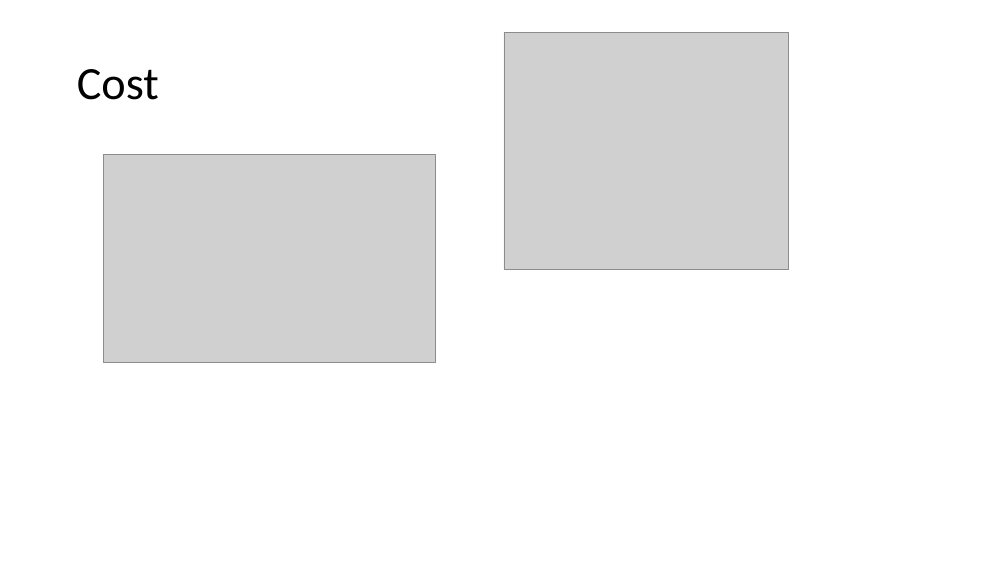
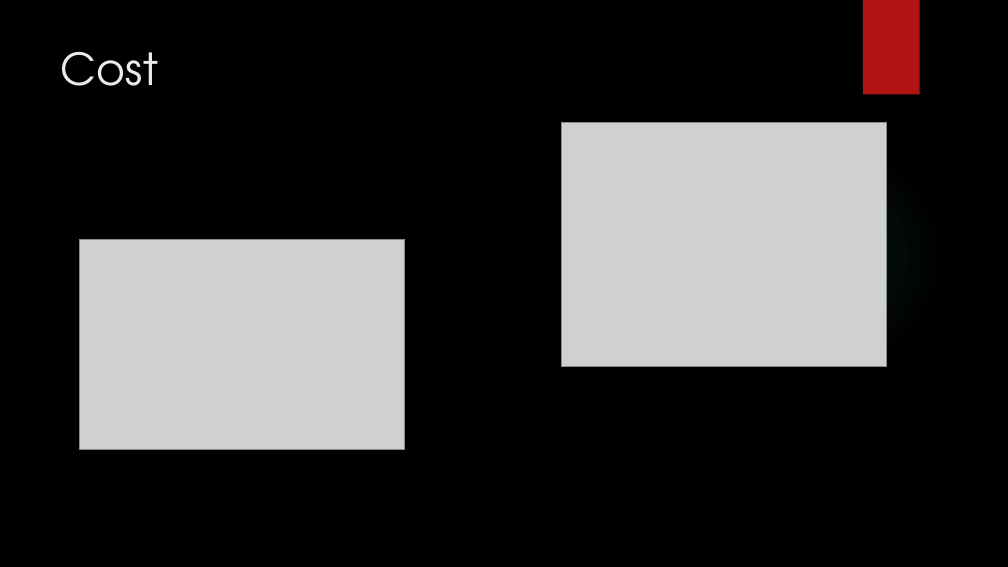
Before and after one commit to Maliha2030/Project1_The_A_Team_Uber, a slide deck: slide 9 of The A Team.pptx (slide 8 before the commit). Drawn at 1008x567 pixels with LibreOffice and Linux fonts; fonts in the diff are those of the drawing; grey boxes stand for pictures; background and template pictures are left out. Boxes give left, top, right and bottom in pixels: in the first picture for what was removed or moved away, otherwise in the second. Text is boxed around its words. In the diff, an @@ line names an element or a change of style, - is before the commit and + after.

```diff
--- a/The A Team.pptx
+++ b/The A Team.pptx
@@ background #FFFFFF to picture (left out) @@
@@ rectangle added at bbox=[863, 0, 920, 95], fill #B01513 @@
@@ title "Cost": place and size @@
-title "Cost" at bbox=[77, 69, 159, 100]
+title "Cost" at bbox=[61, 52, 158, 86]
@@ title "Cost" at bbox=[61, 52, 158, 86]: size 44 to 42 pt, font Calibri to TeX Gyre Adventor, text colour #000000 to #EBEBEB; line spacing 0.9 to 1; vertical alignment middle to top @@
@@ picture removed at bbox=[504, 33, 789, 270] @@
@@ picture added at bbox=[561, 123, 886, 367] @@
@@ ellipse added at bbox=[712, 138, 944, 371], fill gradient #50B9C1 @@
@@ picture removed at bbox=[104, 154, 436, 362] @@
@@ picture added at bbox=[79, 239, 405, 449] @@
```
Also in this commit, not shown: 8 other slides changed, 4 slides added, 3 slides removed.
